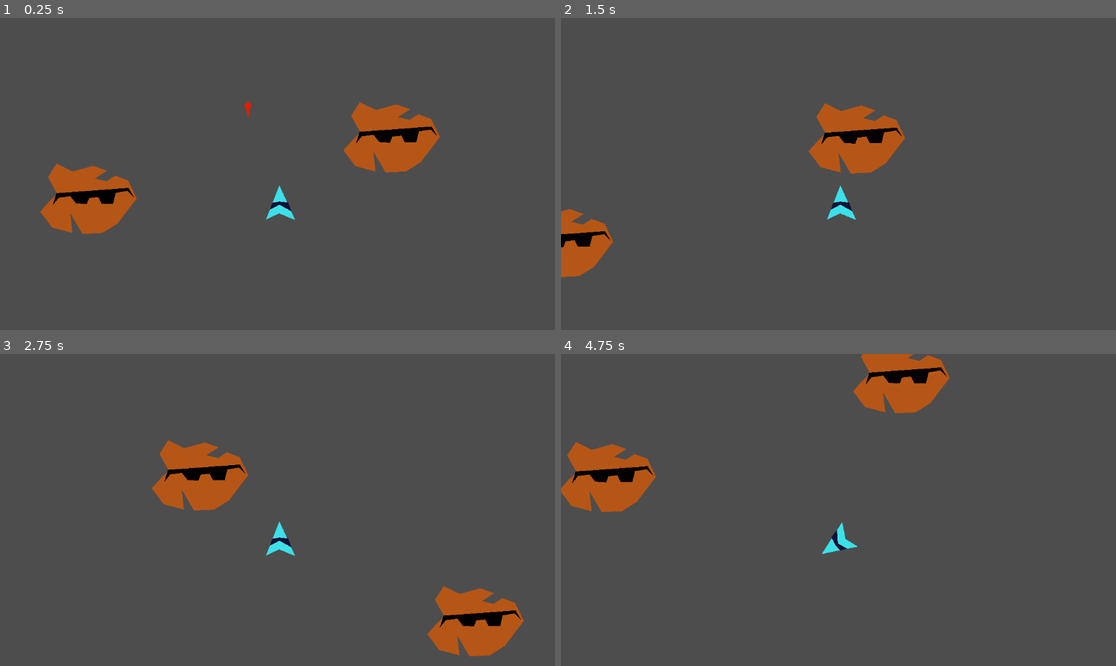
Above: before the commit, frames 1-4 (two rows, left to right).
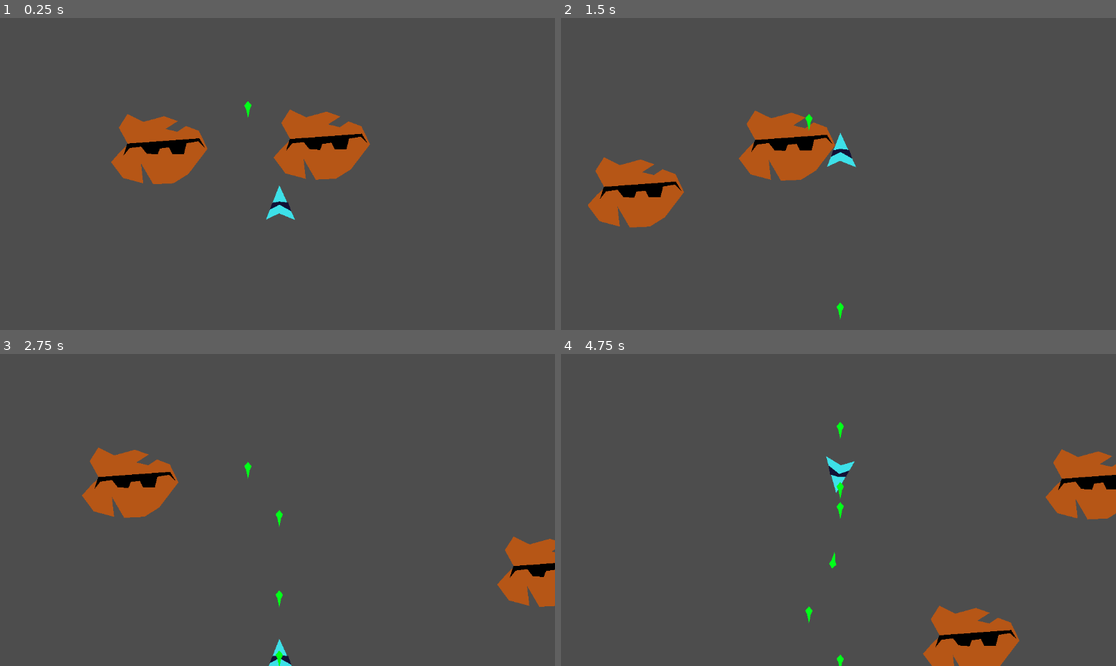
Above: after the commit, the same moments.

Repository: LegoNinja25/space-rock
Game: Godot game, scene res://Main/Main.tscn
Same seed, same stepped clock (60 frames per second), same inputs: the game is played once before the commit and once after it.
Inputs (mouse positions are in pixels of both pictures, inside the frame that each line leads up to):
- Up to frame 1 (0.25 s): no input
- Up to frame 2 (1.5 s): move the mouse to (960, 158) at 0.52 s; hold W (thrust) 0.53-1.28 s; tap Space (fire) at 0.6 s; tap Mouse wheel down (rapidfire) at 0.8, 1.35 s; move the mouse to (727, 189) at 1.27 s
- Up to frame 3 (2.75 s): tap Space (fire) at 1.55, 2.1 s; move the mouse to (333, 441) at 2.02 s; hold W (thrust) from 2.03 s (still down); tap Mouse wheel down (rapidfire) at 2.3 s
- Up to frame 4 (4.75 s): move the mouse to (810, 572) at 2.77 s; tap Mouse wheel down (rapidfire) at 2.85, 3.8 s; tap Space (fire) at 3.05, 4.55 s; move the mouse to (1005, 556) at 3.52 s; release W (thrust) at 3.53 s; hold A (turn_ccw) 3.53-4.28 s; move the mouse to (672, 463) at 4.27 s; tap D (turn_cw) at 4.35 s

The runs differ from the first frame. In frame 1, 10% of the frame differs, in the area x 7-80%, y 26-70%; in frame 2, 9.2%; in frame 3, 9.8%; in frame 4, 10%, in the area x 0-100%, y 0-100%.

Commit message:
Full Ship Control
full control of ship
ship has flame
ship and bullet screen wrap

Diff:
--- a/Code/Bullet/Bullet.gd
+++ b/Code/Bullet/Bullet.gd
@@ -1,4 +1,4 @@
-extends Node2D
+extends ScreenWrapper
 class_name Bullet
 
 var ship: Ship
@@ -10,5 +10,6 @@
 
 
 func _process(delta: float) -> void:
+	super._process(delta)
 	var direction = Vector2(sin(rotation), -cos(rotation))
 	position += direction * speed * delta
--- a/Code/Bullet/Bullet.tscn
+++ b/Code/Bullet/Bullet.tscn
@@ -8,5 +8,5 @@
 [node name="Polygon2D" type="Polygon2D" parent="." unique_id=2007389338]
 position = Vector2(0.3543391, 0.7716932)
 scale = Vector2(0.58367777, 0.5836777)
-color = Color(0.8864634, 0.12069652, 9.62615e-08, 1)
+color = Color(0, 1, 0.09803922, 1)
 polygon = PackedVector2Array(0.60000044, 33.799995, 7.2, 0.79999924, 13.799999, -12.4, 0.60000044, -27.8, -12.599998, -12.4, -5.999999, 0.79999924)
--- a/Code/Main/Main.tscn
+++ b/Code/Main/Main.tscn
@@ -9,14 +9,13 @@
 script = ExtResource("1")
 
 [node name="Rock" parent="." unique_id=1982824534 instance=ExtResource("2_83ytx")]
-position = Vector2(220, 349)
+position = Vector2(367, 246)
 
 [node name="Rock2" parent="." unique_id=1051563987 instance=ExtResource("2_83ytx")]
-position = Vector2(854, 239)
+position = Vector2(709, 254)
 
 [node name="Ship" parent="." unique_id=1788163164 instance=ExtResource("3_amygn")]
 position = Vector2(579, 392)
 
 [node name="Bullet" parent="." unique_id=614898232 instance=ExtResource("4_ps1la")]
 position = Vector2(514, 313)
-rotation = 6.2831855
--- a/Code/Rock/Rock.gd
+++ b/Code/Rock/Rock.gd
@@ -1,4 +1,4 @@
-extends Node2D
+extends ScreenWrapper
 class_name Rock
 
 var main: Main
@@ -14,14 +14,4 @@
 
 func _process(delta: float) -> void:
 	position += velocity*delta
-
-# screen wrap
-	if position.x > get_viewport().size.x:
-		position.x = 0
-	elif position.x < 0:
-		position.x = get_viewport().size.x
-
-	if position.y > get_viewport().size.y:
-		position.y = 0
-	elif position.y < 0:
-		position.y = get_viewport().size.y
+	super._process(delta)
--- /dev/null
+++ b/Code/ScreenWrapper/ScreenWrapper.gd
@@ -0,0 +1,14 @@
+extends Node2D
+class_name ScreenWrapper
+
+func _process(delta: float) -> void:
+	# screen wrap
+	if position.x > get_viewport().size.x:
+		position.x = 0
+	elif position.x < 0:
+		position.x = get_viewport().size.x
+
+	if position.y > get_viewport().size.y:
+		position.y = 0
+	elif position.y < 0:
+		position.y = get_viewport().size.y
--- a/Code/Ship/Ship.gd
+++ b/Code/Ship/Ship.gd
@@ -1,15 +1,47 @@
-extends Node2D
+extends ScreenWrapper
 class_name Ship
 
-var turn_spd = 180
+
+const BULLET = preload("res://Bullet/Bullet.tscn")
+@onready var flame: Polygon2D = $Flame
+
+
+var thrust_pwr: float = 250
+var turn_spd: float = 250
+var velocity: Vector2 = Vector2.ZERO
+
 
 func _ready() -> void:
-	pass # Replace with function body.
-
+	flame.hide()
 
 func _process(delta: float) -> void:
 	if Input.is_action_pressed("turn_ccw"):
 		rotation_degrees -= turn_spd * delta
 	if Input.is_action_pressed("turn_cw"):
 		rotation_degrees += turn_spd * delta
-#missing controls: fire, thrust, rapidfire
+
+	if Input.is_action_pressed("thrust"):
+		var direction = Vector2(sin(rotation), -cos(rotation))
+		velocity += direction * thrust_pwr * delta
+		flame.show()
+		#print("Thrust")
+	if Input.is_action_just_released("thrust"):
+		flame.hide()
+
+	if Input.is_action_just_pressed("fire"):
+		#spawn bullet, pos, ....
+		var bullet: Bullet = BULLET.instantiate()
+		bullet.rotation = self.rotation
+		bullet.position = self.position
+		self.get_parent().add_child(bullet)
+		#print("pew")
+
+	#if Input.is_action_just_pressed("rapidfire"):
+		#var bullet: Bullet = BULLET.instantiate()
+		#bullet.rotation = self.rotation
+		#bullet.position = self.position
+		#self.get_parent().add_child(bullet)
+		#print("pewpew")
+
+	position += velocity * delta
+	super._process(delta)
--- a/Code/Ship/Ship.tscn
+++ b/Code/Ship/Ship.tscn
@@ -14,3 +14,11 @@
 [node name="Polygon2D" type="Polygon2D" parent="Polygon2D" unique_id=1635800365]
 color = Color(0.06818461, 0.06978515, 0.21432596, 1)
 polygon = PackedVector2Array(2, -10, 48, 16, 36, -18, 1, -22, -26, -17, -35, 9)
+
+[node name="Flame" type="Polygon2D" parent="." unique_id=839429159]
+color = Color(0.917758, 0.73538834, 0.041175865, 1)
+polygon = PackedVector2Array(1, 17, -11, 30, 1, 51, 10, 29)
+
+[node name="Polygon2D" type="Polygon2D" parent="Flame" unique_id=1380480021]
+color = Color(0.972549, 0, 0, 1)
+polygon = PackedVector2Array(0, 24, -5, 30, 1, 38, 4, 30)
--- a/Code/project.godot
+++ b/Code/project.godot
@@ -46,6 +46,17 @@
 rapidfire={
 "deadzone": 0.2,
 "events": [Object(InputEventMouseButton,"resource_local_to_scene":false,"resource_name":"","device":-1,"window_id":0,"a …(253 unchanged characters)…
+, Object(InputEventMouseButton,"resource_local_to_scene":false,"resource_name":"","device":-1,"window_id":0,"alt_pressed":false,"shift_pressed":false,"ctrl_pressed":false,"meta_pressed":false,"button_mask":0,"position":Vector2(0, 0),"global_position":Vector2(0, 0),"factor":1.0,"button_index":4,"canceled":false,"pressed":false,"double_click":false,"script":null)
+]
+}
+pause={
+"deadzone": 0.2,
+"events": [Object(InputEventKey,"resource_local_to_scene":false,"resource_name":"","device":-1,"window_id":0,"alt_pressed":false,"shift_pressed":false,"ctrl_pressed":false,"meta_pressed":false,"pressed":false,"keycode":0,"physical_keycode":4194305,"key_label":0,"unicode":0,"location":0,"echo":false,"script":null)
+]
+}
+launch_ship={
+"deadzone": 0.2,
+"events": [Object(InputEventKey,"resource_local_to_scene":false,"resource_name":"","device":-1,"window_id":0,"alt_pressed":false,"shift_pressed":false,"ctrl_pressed":false,"meta_pressed":false,"pressed":false,"keycode":0,"physical_keycode":83,"key_label":0,"unicode":115,"location":0,"echo":false,"script":null)
 ]
 }
 
Not shown, added: Code/ScreenWrapper/ScreenWrapper.gd.uid
